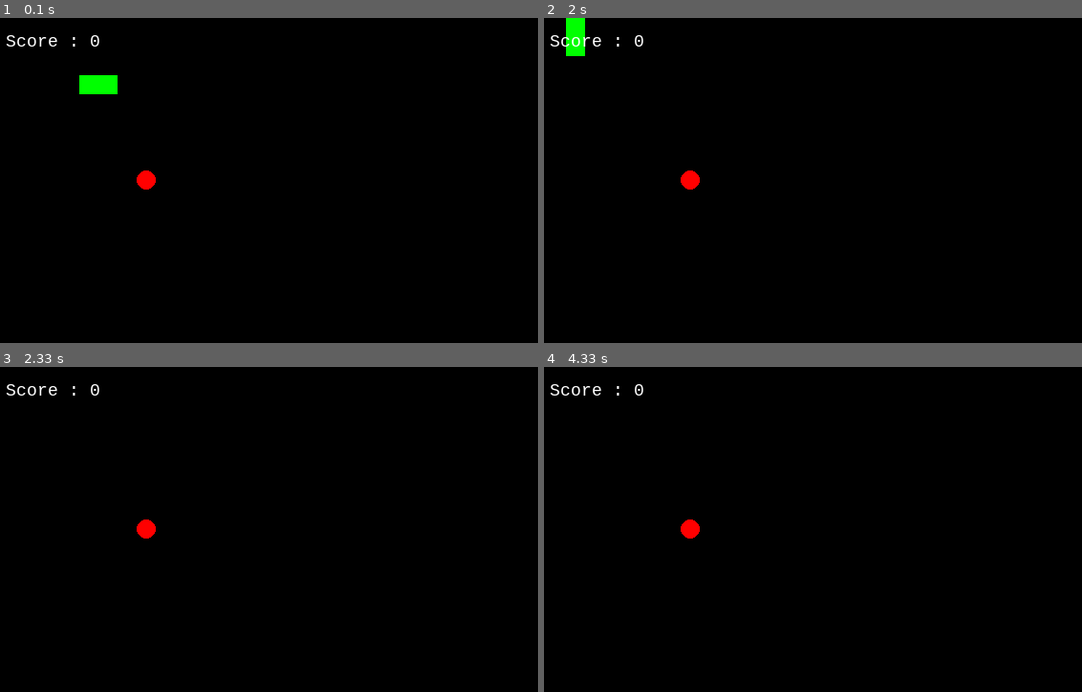
Above: before the commit, frames 1-4 (two rows, left to right).
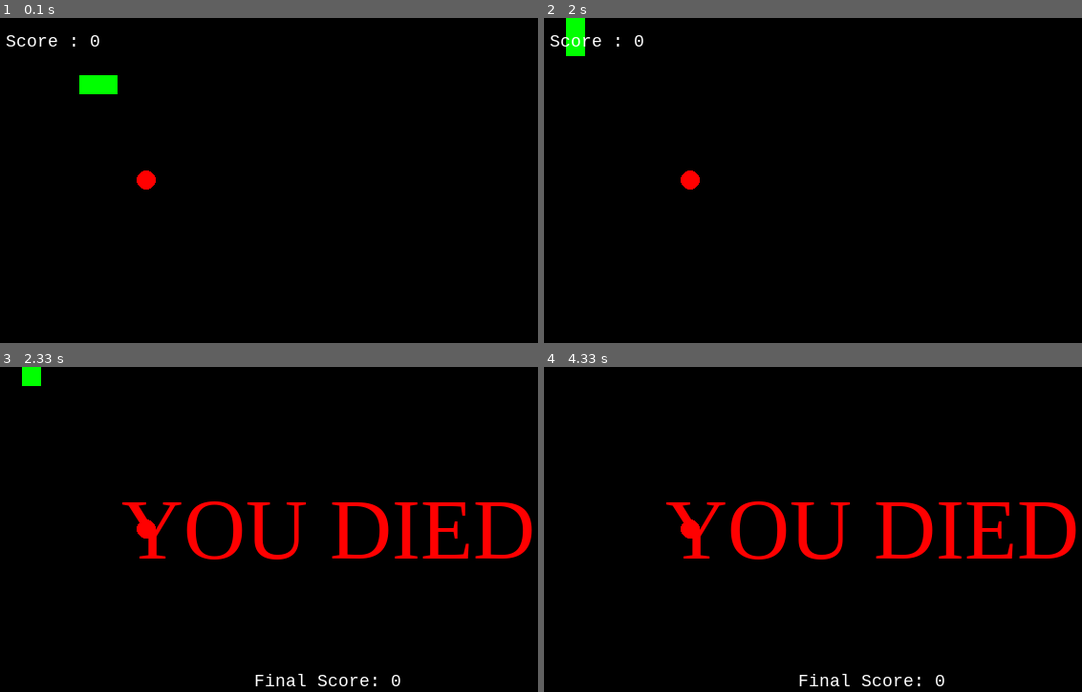
Above: after the commit, the same moments.

Repository: sobadrush/Pygame_Snake
Game: pygame game, started from snake.py
Two runs of this game, one before a commit and one after it. Both use one fixed random seed, a clock stepped at 60 frames per second and the inputs below.
Inputs:
- Up to frame 1 (0.1 s): no input
- Up to frame 2 (2 s): tap W at 0.33 s; tap A at 0.67 s; hold Up from 1.67 s (still down)
- Up to frame 3 (2.33 s): release Up at 2.2 s
- Up to frame 4 (4.33 s): no input

Frames 1-2 are identical in both runs. In frame 3, 4.6% of the frame differs, in the area x 1-99%, y 0-99%; in frame 4, 4.4%.

Commit message:
[feat] 新增遊戲結束機制
主要變更：
- 新增 game_over_message 函式以顯示結束畫面與分數
- 新增蛇撞牆與撞到自己的失敗判斷
- 調整主迴圈以在遊戲失敗時觸發結束畫面

Diff:
--- a/snake.py
+++ b/snake.py
@@ -4,6 +4,8 @@
 import random
 
 # 顯示分數
+
+
 def show_score(score):
     score_font = pygame.font.SysFont('consolas', 20)
     score_surface = score_font.render('Score : ' + str(score), True, WHITE)
@@ -12,12 +14,39 @@
     screen.blit(score_surface, score_rect)
 
 # 生成食物
+
+
 def generate_food(snake_body):
     while True:
         pos = [random.randrange(0, screen_width // BLOCK_SIZE) * BLOCK_SIZE,
                random.randrange(0, screen_height // BLOCK_SIZE) * BLOCK_SIZE]
         if pos not in snake_body:
             return pos
+
+# Game Over 訊息
+
+
+def game_over_message(score):
+    my_font = pygame.font.SysFont('times new roman', 90)
+    game_over_surface = my_font.render('YOU DIED', True, RED)
+    game_over_rect = game_over_surface.get_rect()
+    game_over_rect.midtop = (screen_width / 2, screen_height / 4)
+    screen.blit(game_over_surface, game_over_rect)
+
+    # 這裡可以呼叫 show_score 來顯示最終分數，但我們需要稍作修改
+    # 暫時先這樣
+    final_score_font = pygame.font.SysFont('consolas', 20)
+    final_score_surface = final_score_font.render(
+        'Final Score: ' + str(score), True, WHITE)
+    final_score_rect = final_score_surface.get_rect()
+    final_score_rect.midtop = (screen_width / 2, screen_height / 1.5)
+    screen.blit(final_score_surface, final_score_rect)
+
+    pygame.display.flip()
+
+    time.sleep(2)  # 暫停兩秒
+    # 接下來要處理重新開始
+
 
 # 初始化 Pygame
 pygame.init()
@@ -40,7 +69,7 @@
 GREEN = pygame.Color(0, 255, 0)
 
 clock = pygame.time.Clock()
-snake_speed = 5 # 越大越快
+snake_speed = 5  # 越大越快
 
 # 遊戲變數
 snake_pos = [100, 60]
@@ -56,58 +85,71 @@
 
 while True:
 
-  # 這幾行註解掉看看
-  for event in pygame.event.get():
-    if event.type == pygame.QUIT:
-      pygame.quit()
-      sys.exit()
+    # 這幾行註解掉看看
+    for event in pygame.event.get():
+        if event.type == pygame.QUIT:
+            pygame.quit()
+            sys.exit()
 
-    # 鍵盤輸入
-    if event.type == pygame.KEYDOWN:
-        if (event.key == pygame.K_UP or event.key == ord('w')) and direction != 'DOWN':
-            change_to = 'UP'
-        if (event.key == pygame.K_DOWN or event.key == ord('s')) and direction != 'UP':
-            change_to = 'DOWN'
-        if (event.key == pygame.K_LEFT or event.key == ord('a')) and direction != 'RIGHT':
-            change_to = 'LEFT'
-        if (event.key == pygame.K_RIGHT or event.key == ord('d')) and direction != 'LEFT':
-            change_to = 'RIGHT'
+        # 鍵盤輸入
+        if event.type == pygame.KEYDOWN:
+            if (event.key == pygame.K_UP or event.key == ord('w')) and direction != 'DOWN':
+                change_to = 'UP'
+            if (event.key == pygame.K_DOWN or event.key == ord('s')) and direction != 'UP':
+                change_to = 'DOWN'
+            if (event.key == pygame.K_LEFT or event.key == ord('a')) and direction != 'RIGHT':
+                change_to = 'LEFT'
+            if (event.key == pygame.K_RIGHT or event.key == ord('d')) and direction != 'LEFT':
+                change_to = 'RIGHT'
 
-  # 遊戲邏輯更新 (暫時為空)
-  # 防止180度轉彎
-  direction = change_to
+    # 遊戲邏輯更新 (暫時為空)
+    # 防止180度轉彎
+    direction = change_to
 
-  # 更新蛇頭位置
-  if direction == 'UP':
-      snake_pos[1] -= BLOCK_SIZE
-  if direction == 'DOWN':
-      snake_pos[1] += BLOCK_SIZE
-  if direction == 'LEFT':
-      snake_pos[0] -= BLOCK_SIZE
-  if direction == 'RIGHT':
-      snake_pos[0] += BLOCK_SIZE
+    # 更新蛇頭位置
+    if direction == 'UP':
+        snake_pos[1] -= BLOCK_SIZE
+    if direction == 'DOWN':
+        snake_pos[1] += BLOCK_SIZE
+    if direction == 'LEFT':
+        snake_pos[0] -= BLOCK_SIZE
+    if direction == 'RIGHT':
+        snake_pos[0] += BLOCK_SIZE
 
-  # 畫面渲染
-  screen.fill(BLACK)
+    # 畫面渲染
+    screen.fill(BLACK)
 
-  # 蛇身體移動機制
-  # print(f"list(snake_pos) = {list(snake_pos)}")
-  snake_body.insert(0, list(snake_pos)) # 將新蛇頭位置插入蛇身體列表
+    # 蛇身體移動機制
+    # print(f"list(snake_pos) = {list(snake_pos)}")
+    snake_body.insert(0, list(snake_pos))  # 將新蛇頭位置插入蛇身體列表
 
-  # 碰撞與成長
-  if snake_pos[0] == food_pos[0] and snake_pos[1] == food_pos[1]:
-      score += 10 # 吃到食物，分數增加
-      food_pos = generate_food(snake_body)
-  else:
-      snake_body.pop() # 移除蛇尾
+    # 碰撞與成長
+    if snake_pos[0] == food_pos[0] and snake_pos[1] == food_pos[1]:
+        score += 10  # 吃到食物，分數增加
+        food_pos = generate_food(snake_body)
+    else:
+        snake_body.pop()  # 移除蛇尾
 
-  for pos in snake_body:
-    # pygame.Rect(left, top, width, height)
-    pygame.draw.rect(screen, GREEN, pygame.Rect(pos[0], pos[1], BLOCK_SIZE, BLOCK_SIZE))
+    for pos in snake_body:
+        # pygame.Rect(left, top, width, height)
+        pygame.draw.rect(screen, GREEN, pygame.Rect(
+            pos[0], pos[1], BLOCK_SIZE, BLOCK_SIZE))
 
-  # 繪製食物
-  pygame.draw.circle(screen, RED, (food_pos[0] + BLOCK_SIZE // 2, food_pos[1] + BLOCK_SIZE // 2), BLOCK_SIZE // 2)
+    # 繪製食物
+    pygame.draw.circle(
+        screen, RED, (food_pos[0] + BLOCK_SIZE // 2, food_pos[1] + BLOCK_SIZE // 2), BLOCK_SIZE // 2)
 
-  show_score(score)
-  pygame.display.update()
-  clock.tick(snake_speed)
+    # 蛇頭撞到牆壁，遊戲失敗
+    if snake_pos[0] < 0 or snake_pos[0] >= screen_width or snake_pos[1] < 0 or snake_pos[1] >= screen_height:
+        game_over_message(score)
+        pass
+
+    # 蛇頭撞到自己，遊戲吃拜
+    for block in snake_body[1:]:
+        if snake_pos[0] == block[0] and snake_pos[1] == block[1]:
+            game_over_message(score)
+            pass
+
+    show_score(score)
+    pygame.display.update()
+    clock.tick(snake_speed)
